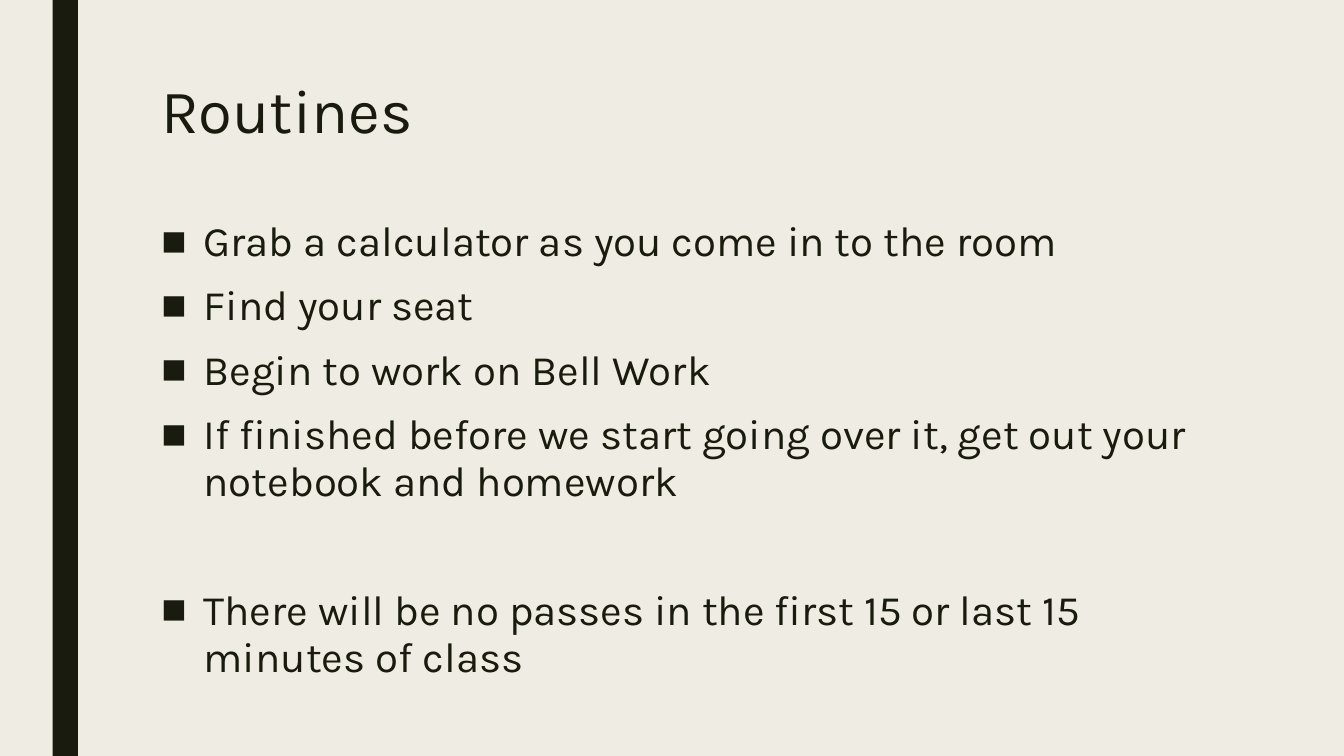
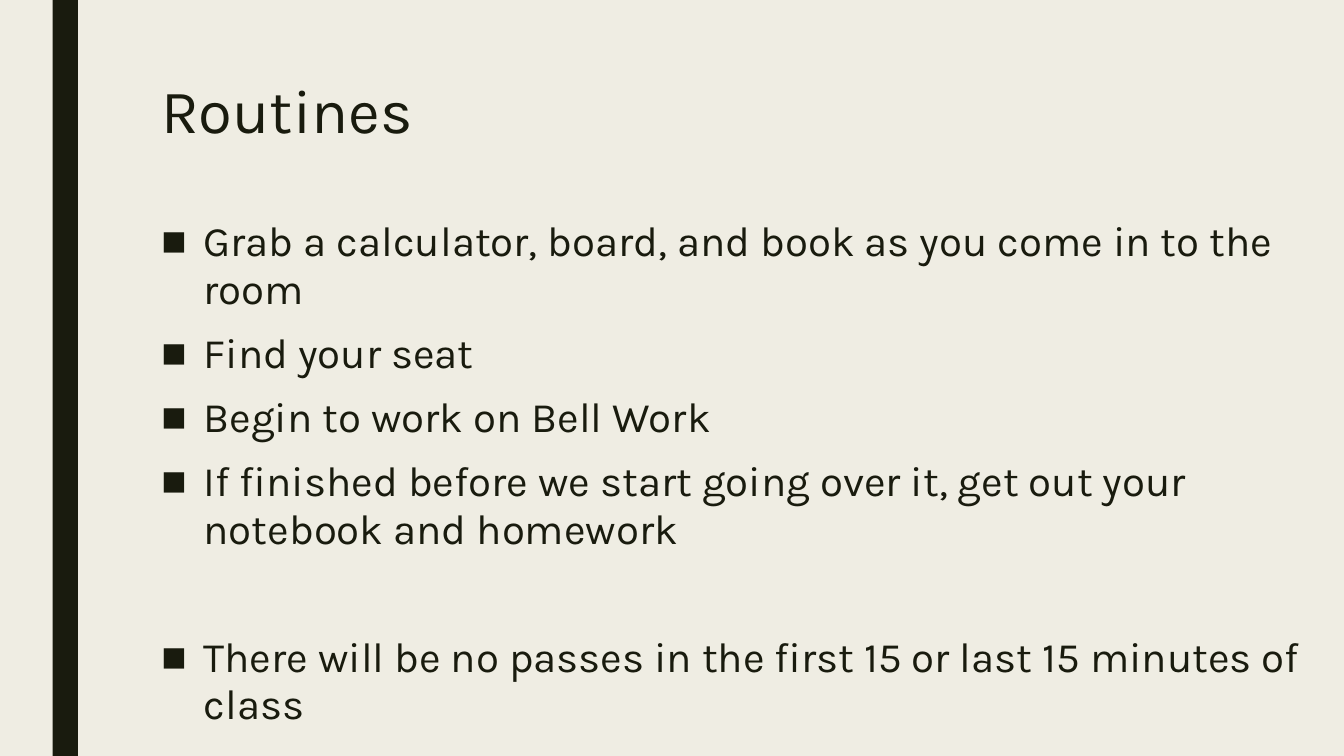
Before and after one commit to codecuddy/pre_calc, a slide deck: slide 6 of _PowerPoints/1st Semester/Unit 0 Introduction/Next 4 days of Class/PreCalc_Day_001.pptx. Drawn at 1344x756 pixels with LibreOffice and Linux fonts; fonts in the diff are those of the drawing. Boxes give left, top, right and bottom in pixels: in the first picture for what was removed or moved away, otherwise in the second. Text is boxed around its words. In the diff, an @@ line names an element or a change of style, - is before the commit and + after.

```diff
--- a/_PowerPoints/1st Semester/Unit 0 Introduction/Next 4 days of Class/PreCalc_Day_001.pptx
+++ b/_PowerPoints/1st Semester/Unit 0 Introduction/Next 4 days of Class/PreCalc_Day_001.pptx
@@ text at (204, 227, 1273, 305): text changed @@
-■ Grab a calculator as you come in to the room
+■ Grab a calculator, board, and book as you come in to the room
```
Also in this commit, not shown: 8 other files.
